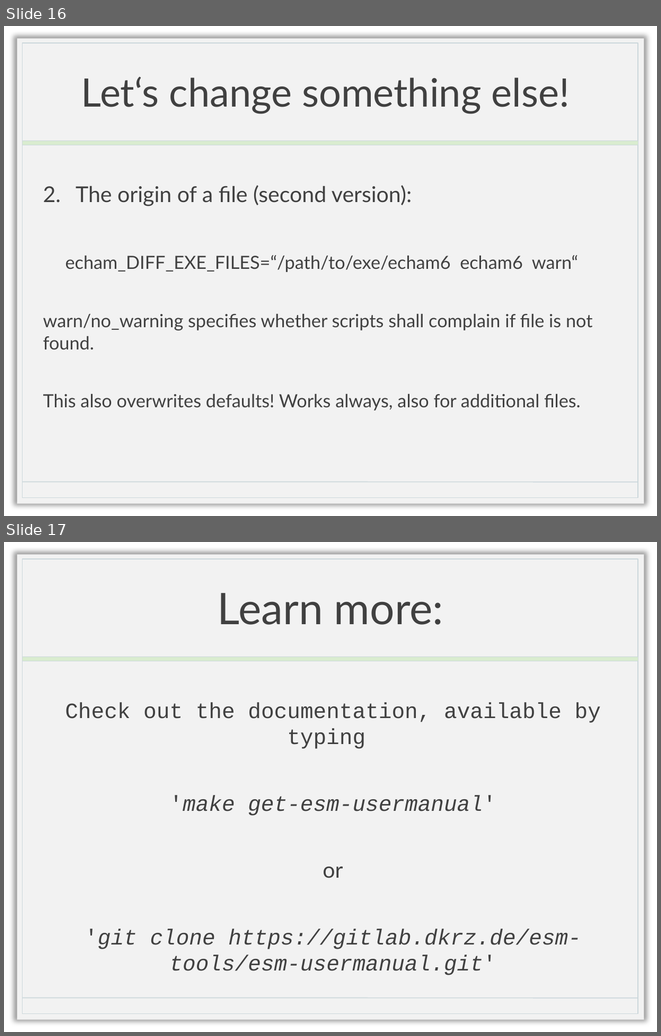
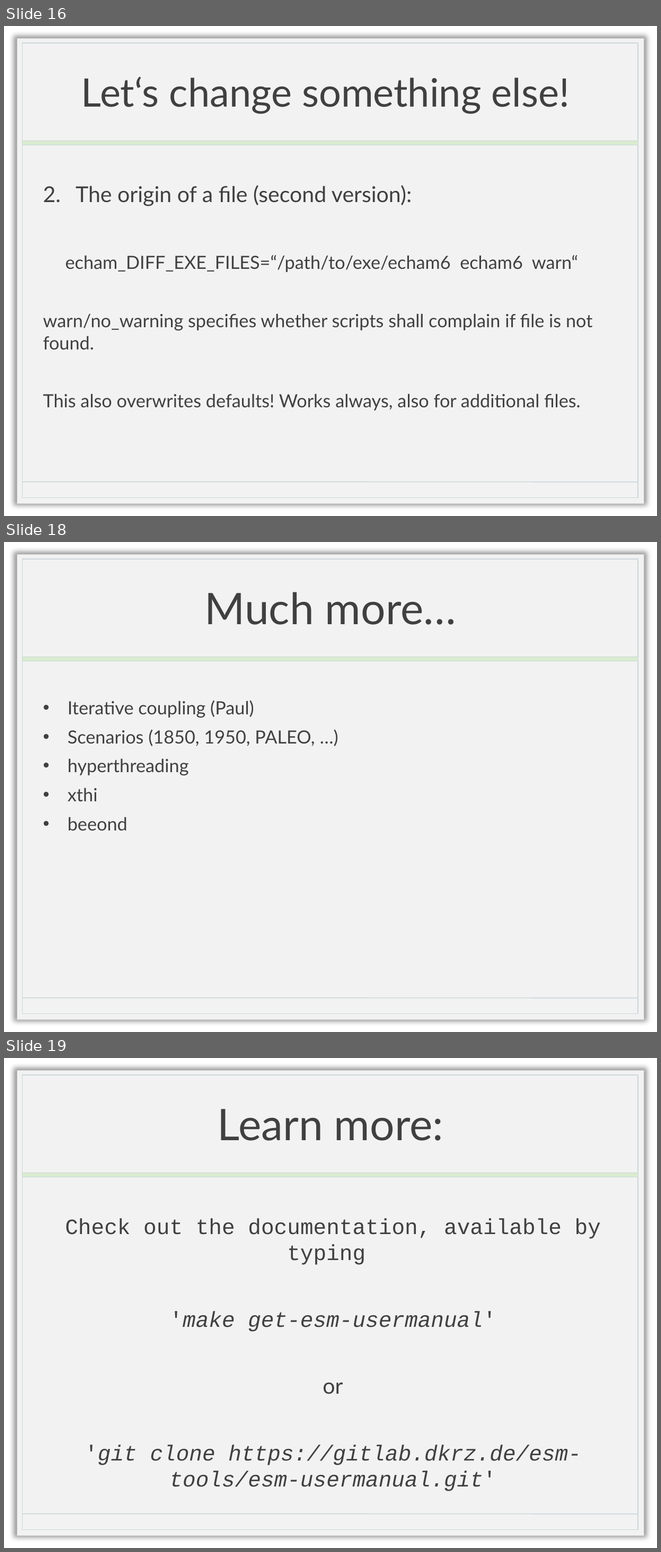
Before and after one commit to esm-tools/esm_workshop, a slide deck: esm-runscripts.pptx. Shown one above the other, each under a label of ours: slides 16 and 17 before the commit, slides 16, 18 and 19 after it; the slides between them are not shown. The pictures are 661x1036 and 661x1552 pixels, drawn with LibreOffice and Linux fonts; fonts in the diff are those of the drawing; background and template pictures are left out. Boxes give left, top, right and bottom in pixels: in the first picture for what was removed or moved away, otherwise in the second. Text is boxed around its words. In the diff, an @@ line names an element or a change of style, - is before the commit and + after.

```diff
--- a/esm-runscripts.pptx
+++ b/esm-runscripts.pptx
@@ slide 18 added at [4,542,657,1032], background picture (left out); not listed: 4 template elements that a slide beside it also shows @@
@@ title added at [205,592,456,625], 48 pt, text #404040 @@
+Much more…
@@ text added at [68,700,315,830], 20 pt, text #404040 @@
+• Iterative coupling (Paul)
+• Scenarios (1850, 1950, PALEO, …)
+• hyperthreading
+• xthi
+• beeond
@@ what was slide 17 is now slide 19 @@
```
Also in this commit, not shown: 3 slides changed, 2 other slides added, 1 slide removed, 4 other files.
